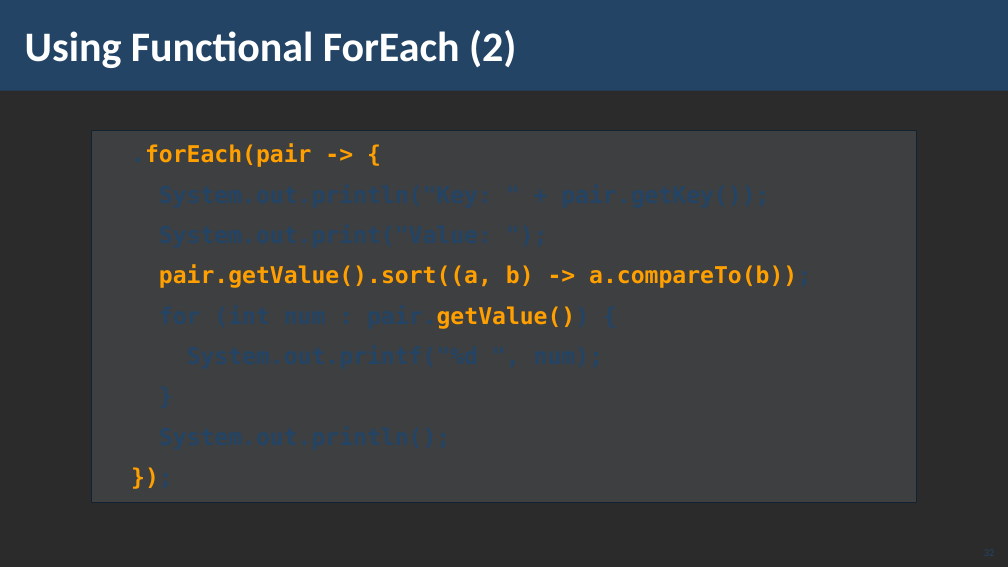
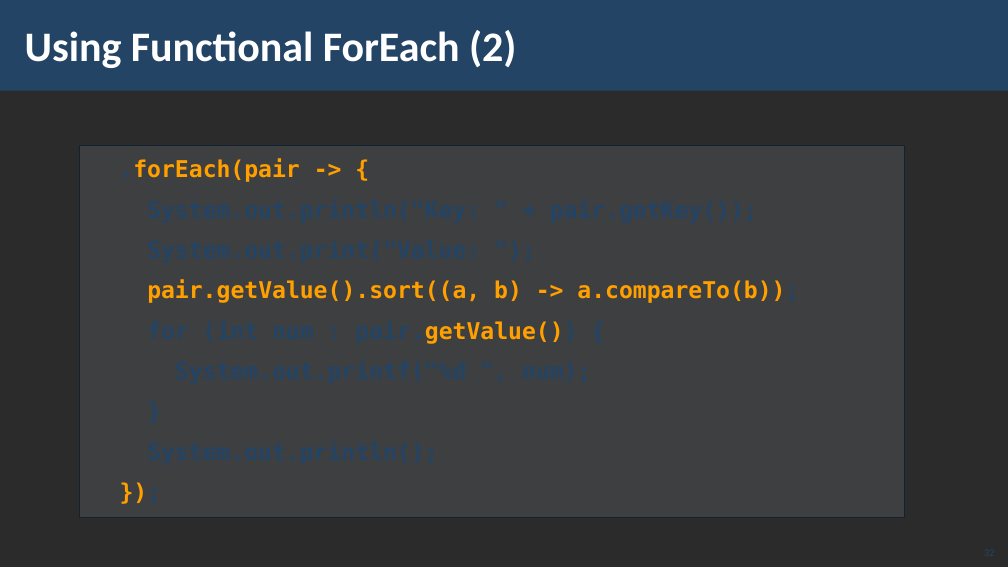
Before and after one commit to PetarPechev/Learning-Software-development, a slide deck: slide 32 of SoftUni/Java/Java Advanced/03. Sets and Maps Advanced/03. Java-Advanced-Sets-and-Maps-Advanced.pptx. Drawn at 1008x567 pixels with LibreOffice and Linux fonts; fonts in the diff are those of the drawing; background and template pictures are left out; a plain dark background stands for a picture behind light text. Boxes give left, top, right and bottom in pixels: in the first picture for what was removed or moved away, otherwise in the second. Text is boxed around its words. In the diff, an @@ line names an element or a change of style, - is before the commit and + after.

```diff
--- a/SoftUni/Java/Java Advanced/03. Sets and Maps Advanced/03. Java-Advanced-Sets-and-Maps-Advanced.pptx
+++ b/SoftUni/Java/Java Advanced/03. Sets and Maps Advanced/03. Java-Advanced-Sets-and-Maps-Advanced.pptx
@@ rectangle ".forEach(pair -> {": place and size @@
-rectangle ".forEach(pair -> {" at <box>91,131,917,503</box>
+rectangle ".forEach(pair -> {" at <box>80,146,905,518</box>
```
Also in this commit, not shown: 20 other slides changed, 2 other files.
